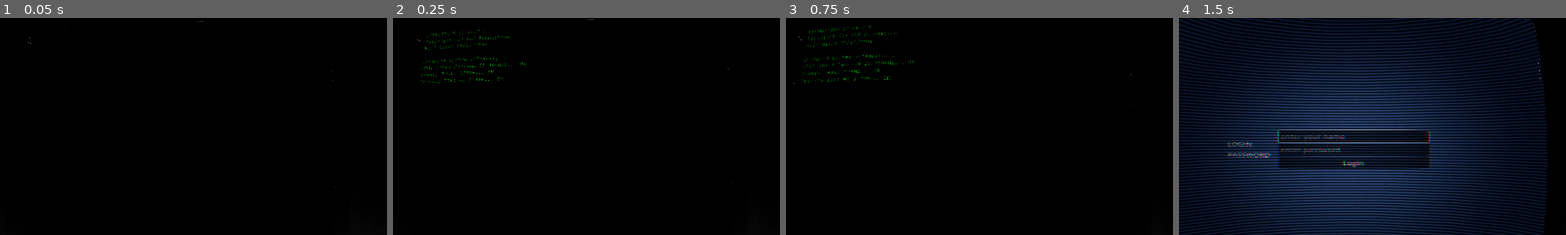
Above: before the commit, frames 1-4 (left to right).
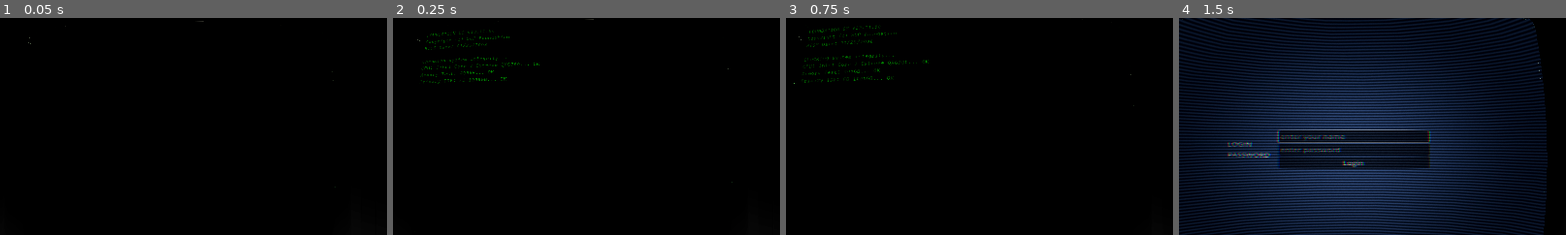
Above: after the commit, the same moments.

Repository: byvfx/scp-recursive
Game: Godot game, scene res://scenes/main/game.tscn
The game is run twice, just before and just after one commit, with the same random seed, the same clock (stepped at 60 frames per second) and the same inputs.
Inputs:
- Up to frame 1 (0.05 s): no input
- Up to frame 2 (0.25 s): no input
- Up to frame 3 (0.75 s): tap Enter (ui_accept) at 0.5 s
- Up to frame 4 (1.5 s): tap Enter (ui_accept) at 0.77 s
The pictures show only the part of the screen within x 24-74%, y 18-68%; the shares and areas given below are measured in that part.

Frame 1 is identical in both runs. In frame 2, 0.2% of the frame differs, in the area x 15-38%, y 5-30%; in frame 3, 0.2%, in the area x 2-37%, y 3-31%; in frame 4, nothing differs.

Commit message:
Update boot screen messages and engine configuration

Diff:
--- a/project.godot
+++ b/project.godot
@@ -14,8 +14,3 @@
 run/main_scene="uid://dvbyphhoih3ju"
 config/features=PackedStringArray("4.4", "Forward Plus")
 config/icon="res://icon.svg"
-
-[rendering]
-
-global_illumination/voxel_gi/quality=1
-anti_aliasing/quality/use_taa=true
--- a/scenes/ui/boot_screen/boot_screen.gd
+++ b/scenes/ui/boot_screen/boot_screen.gd
@@ -13,14 +13,14 @@
 
 # Static boot messages (shown immediately)
 var boot_messages: Array[String] = [
-	"FOUNDATION OS v4.7.1",
+	"FOUNDATION OS v19.11.90",
 	"Copyright (c) SCP Foundation",
-	"BIOS Date: 09/15/1998",
+	"BIOS Date: 01/25/2008",
 	"",
 	"Checking system integrity...",
-	"CPU: Intel Pentium II 450MHz... OK",
-	"Memory Test: 128MB... OK",
-	"Primary IDE: WD 8.4GB... OK",
+	"CPU: Intel Core 2 Extreme QX6700... OK",
+	"Memory Test: 4096B... OK",
+	"Primary IDE: FD 1000GB... OK",
 ]
 
 # Typed messages (shown with delay)
